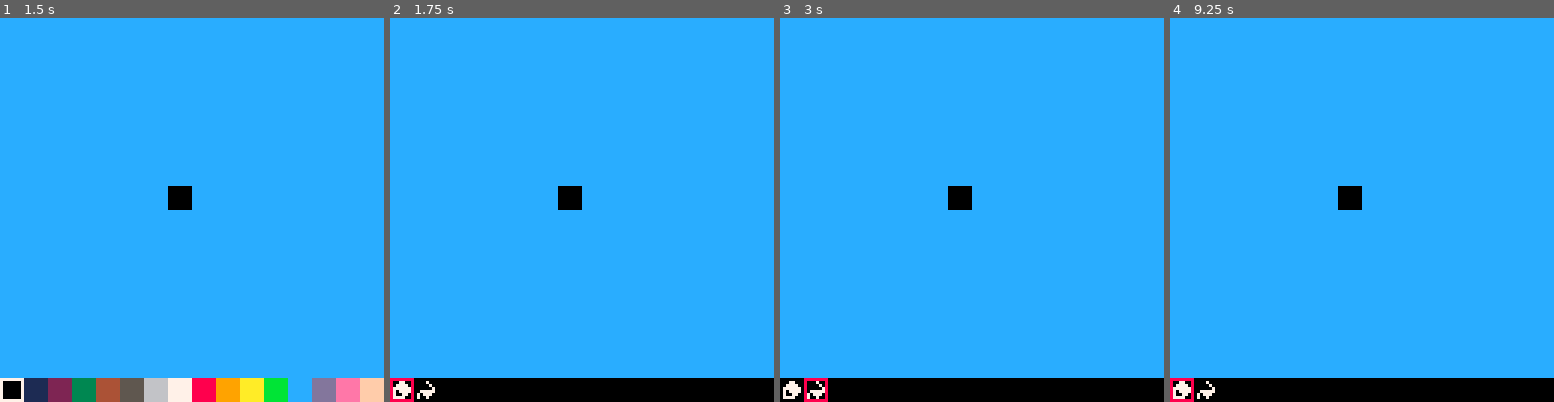
Above: before the commit, frames 1-4 (left to right).
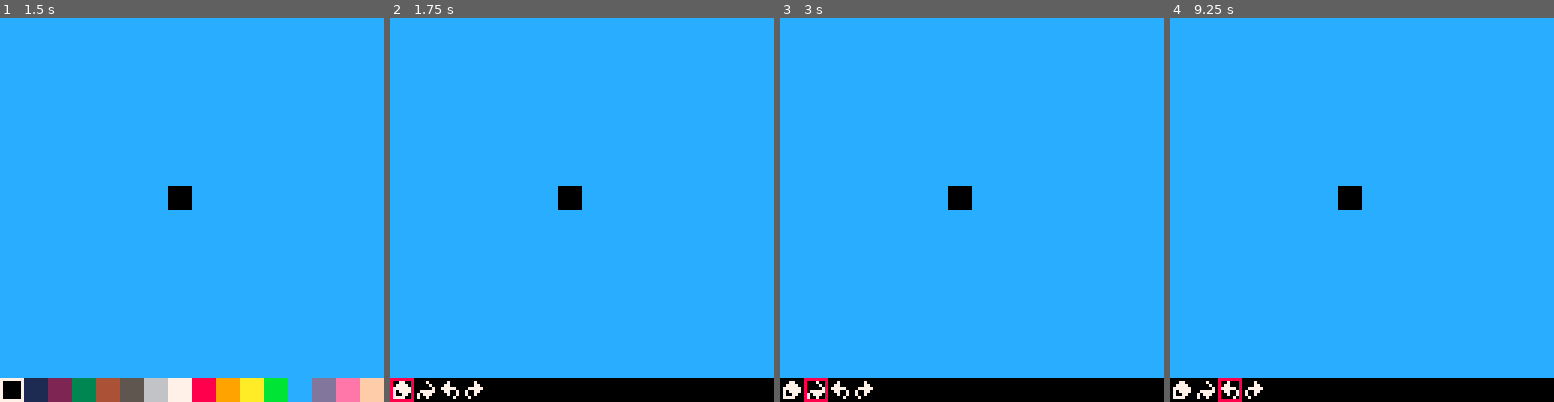
Above: after the commit, the same moments.

Repository: evs-dev/SharePaint
Game: PICO-8 cartridge sharepaint.p8
The game is run twice, just before and just after one commit, with the same random seed, the same clock (stepped at 60 frames per second) and the same inputs.
Inputs:
- Up to frame 1 (1.5 s): tap X (X key) at 0.33, 1.07 s; tap O (Z key) at 0.7 s
- Up to frame 2 (1.75 s): hold Right from 1.6 s (still down); tap O (Z key) at 1.7 s
- Up to frame 3 (3 s): tap X (X key) at 1.85, 2.97 s; release Right at 2.1 s; tap O (Z key) at 2.1, 2.5, 2.9 s; hold Up 2.15-2.42 s; hold Right from 2.47 s (still down)
- Up to frame 4 (9.25 s): release Right at 3.03 s; hold Left 3.08-3.58 s; tap O (Z key) every 0.4 s from 3.3 to 8.9 s; hold Down 3.63-3.97 s; hold Right 4.02-4.68 s; tap X (X key) every 1.12 s from 4.08 to 8.55 s; hold Up 4.73-5.03 s; hold Left 5.08-5.68 s; hold Down 5.73-6.03 s; hold Right 6.08-6.58 s; hold Right 6.63-7.13 s; hold Up 7.18-7.45 s; hold Right 7.5-8.07 s; hold Left 8.12-8.62 s; hold Down 8.67-9 s; hold Right from 9.05 s (still down)

Frame 1 is identical in both runs. In frame 2, 0.2% of the frame differs, in the area x 13-25%, y 94-100%; in frame 3, 0.2%; in frame 4, 0.5%, in the area x 0-25%, y 93-100%.

Commit message:
Add undo/redo

Diff:
--- a/sharepaint.p8
+++ b/sharepaint.p8
@@ -1,5 +1,5 @@
 pico-8 cartridge // http://www.pico-8.com
-version 32
+version 36
 __lua__
 --sharepaint
 --웃evs
@@ -15,6 +15,9 @@
  bottom_y=128
  mode=0
  outline=mget(16,0)==0 and 120 or 0
+ history={}
+ current_history_recording=nil
+ current_history_index=1
 end
 
 function _update()
@@ -29,9 +32,17 @@
   if(sy>15)sy=15
   if btn(❎) then
    if tx==0 then
+    start_recording_changes()
     mset(sx,sy,cx+32)
+    stop_recording_changes()
    elseif tx==1 then
+    start_recording_changes()
     paint_bucket(sx,sy)
+    stop_recording_changes()
+   elseif tx==2 then
+    if(btnp(❎))undo()
+   elseif tx==3 then
+    if(btnp(❎))redo()
    end
   end
   if btnp()>0 then
@@ -50,8 +61,8 @@
   if(bottom_y>120)bottom_y-=2
   if(btnp(⬅️))tx-=1
   if(btnp(➡️))tx+=1
-  if(tx<0)tx=1
-  if(tx>1)tx=0
+  if(tx<0)tx=3
+  if(tx>3)tx=0
  end
  if btnp(🅾️) then
   mode+=1
@@ -152,6 +163,66 @@
  flood_fill(x-1,y,sc,ec)
  flood_fill(x,y-1,sc,ec)
 end
+
+function undo()
+ if(#history==0 or current_history_index<1)return
+ local changes=history[current_history_index]
+ for change in all(changes) do
+  mset(change.x,change.y,change.old_c)
+ end
+ current_history_index-=1
+end
+
+function redo()
+ if(#history==0 or current_history_index+1>#history)return
+ current_history_index+=1
+ local changes=history[current_history_index]
+ for change in all(changes) do
+  mset(change.x,change.y,change.new_c)
+ end
+end
+
+function start_recording_changes()
+ current_history_recording=record_current_pixels()
+end
+
+function stop_recording_changes()
+ local now=record_current_pixels()
+ -- compare current pixels to saved pixels
+ -- add any changes to history
+ local changes={}
+ local i=1
+ for pixel in all(current_history_recording) do
+  if pixel.old_c!=now[i].old_c then
+   add(changes,{x=pixel.x,y=pixel.y,old_c=pixel.old_c,new_c=now[i].old_c})
+  end
+  i+=1
+ end
+ if(#changes>0) then
+  if current_history_index<#history then
+   --clear all 'future' changes
+   --this is the new future
+   for s=#history,current_history_index+1 do
+    deli(history,s)
+   end
+  end
+  add(history,changes)
+  if(#history>256)deli(history,1)
+  current_history_index=#history
+ end
+ current_history_recording=nil
+end
+
+function record_current_pixels()
+ local pixels={}
+ for y=0,15 do
+   for x=0,15 do
+   local col=mget(x,y)
+   add(pixels,{x=x,y=y,old_c=col})
+  end
+ end
+ return pixels
+end
 __gfx__
 00000000777777770000000000000000000000000000000000000000000000000000000000000000000000000000000000000000000000000000000000000000
 00000000700000070000000000000000000000000000000000000000000000000000000000000000000000000000000000000000000000000000000000000000
@@ -178,12 +249,12 @@
 00000000111111112222222233333333444444445555555566666666777777778888888899999999aaaaaaaabbbbbbbbccccccccddddddddeeeeeeeeffffffff
 00000000111111112222222233333333444444445555555566666666777777778888888899999999aaaaaaaabbbbbbbbccccccccddddddddeeeeeeeeffffffff
 00000000000000000000000000000000000000000000000000000000000000000000000000000000000000000000000000000000000000000000000000000000
-00077000000070000000000000000000000000000000000000000000000000000000000000000000000000000000000000000000000000000000000000000000
-00777700000007000000000000000000000000000000000000000000000000000000000000000000000000000000000000000000000000000000000000000000
-07777770000000700000000000000000000000000000000000000000000000000000000000000000000000000000000000000000000000000000000000000000
-07077770007777700000000000000000000000000000000000000000000000000000000000000000000000000000000000000000000000000000000000000000
-07007700070777000000000000000000000000000000000000000000000000000000000000000000000000000000000000000000000000000000000000000000
-07777000070070000000000000000000000000000000000000000000000000000000000000000000000000000000000000000000000000000000000000000000
+00077000000070000007000000007000000000000000000000000000000000000000000000000000000000000000000000000000000000000000000000000000
+00777700000007000077000000007700000000000000000000000000000000000000000000000000000000000000000000000000000000000000000000000000
+07777770000000700777770000777770000000000000000000000000000000000000000000000000000000000000000000000000000000000000000000000000
+07077770007777700077007007007700000000000000000000000000000000000000000000000000000000000000000000000000000000000000000000000000
+07007700070777000007007007007000000000000000000000000000000000000000000000000000000000000000000000000000000000000000000000000000
+07777000070070000000070000700000000000000000000000000000000000000000000000000000000000000000000000000000000000000000000000000000
 
 
 
